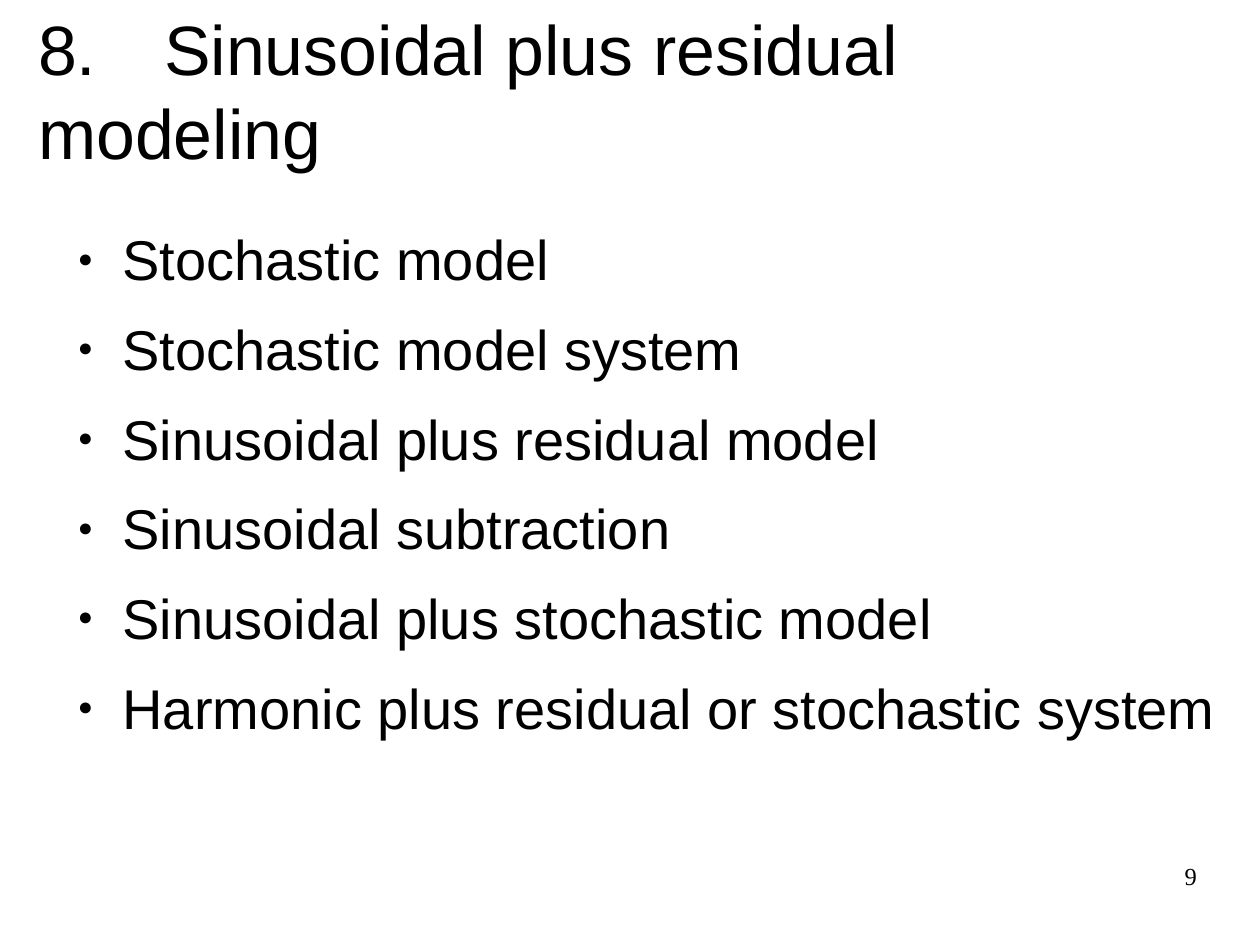
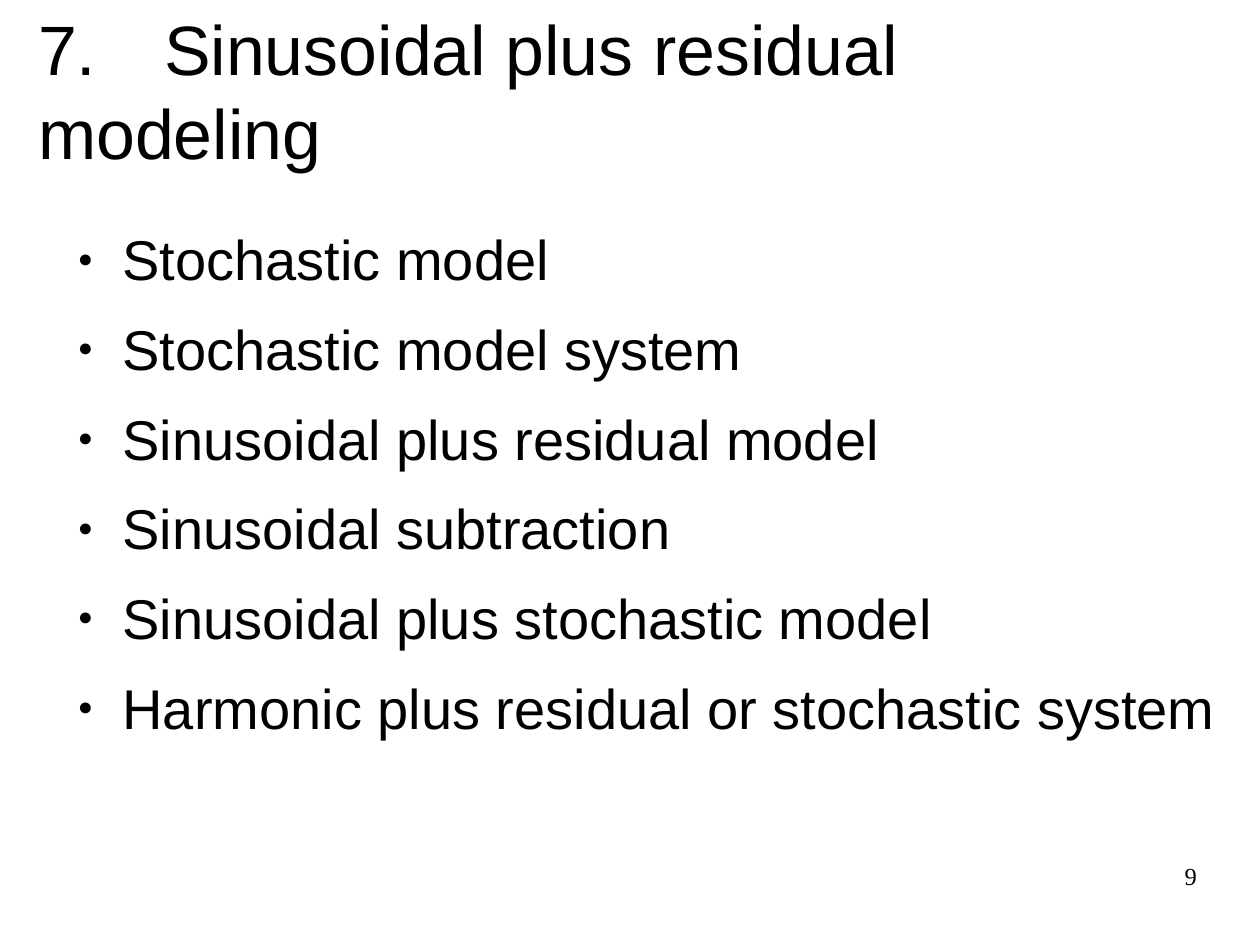
Before and after one commit to MTG/sms-tools, a slide deck: slide 9 of lectures/1-Introduction/Course-outline.odp. Drawn at 1260x945 pixels with LibreOffice and Linux fonts; fonts in the diff are those of the drawing. Boxes give left, top, right and bottom in pixels: in the first picture for what was removed or moved away, otherwise in the second. Text is boxed around its words. In the diff, an @@ line names an element or a change of style, - is before the commit and + after.

```diff
--- a/lectures/1-Introduction/Course-outline.odp
+++ b/lectures/1-Introduction/Course-outline.odp
@@ title at box(38, 24, 898, 172): text changed @@
-8. Sinusoidal plus residual modeling
+7. Sinusoidal plus residual modeling
```
Also in this commit, not shown: 3 other slides changed, 1 slide added, 1 slide removed, 17 other files.
